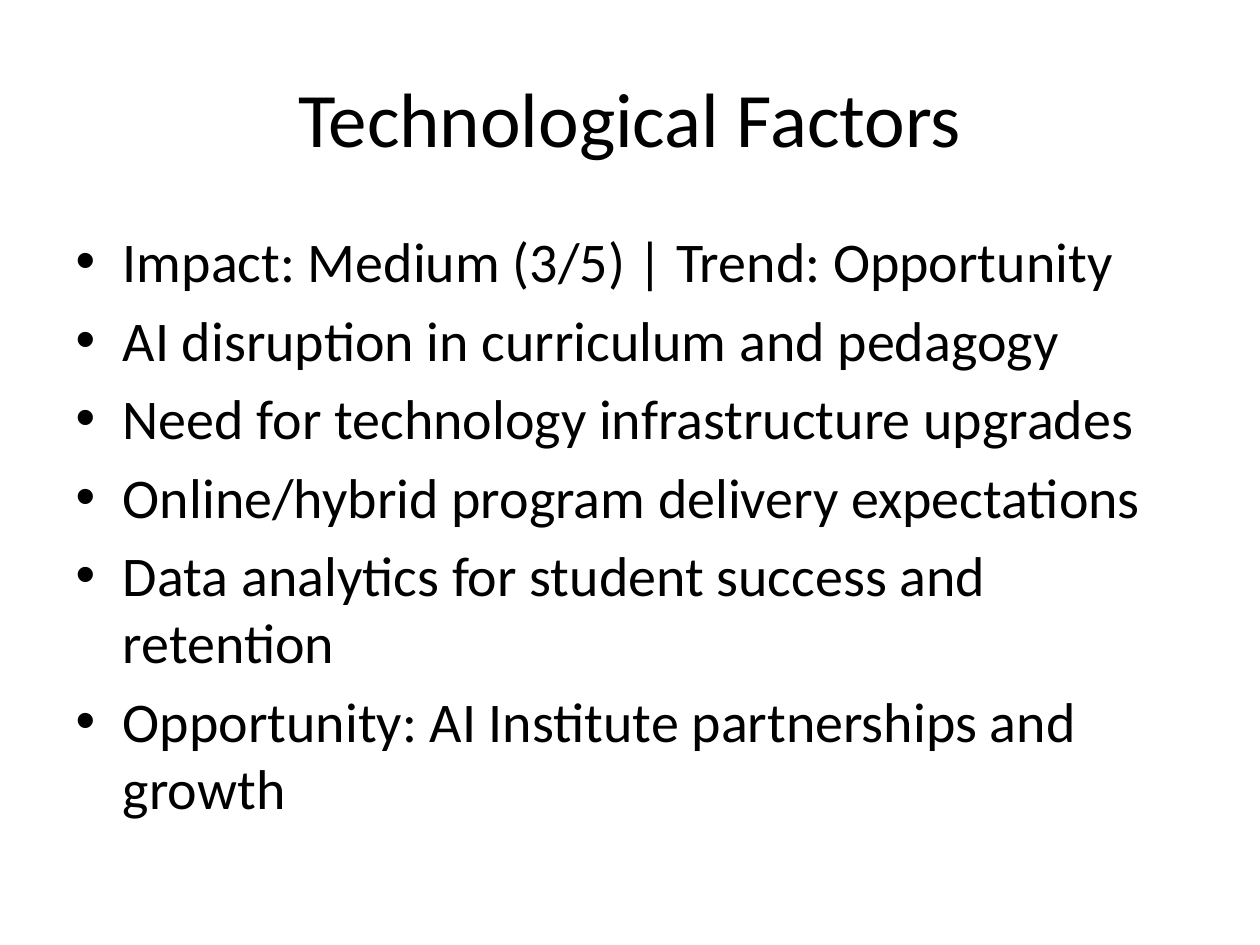
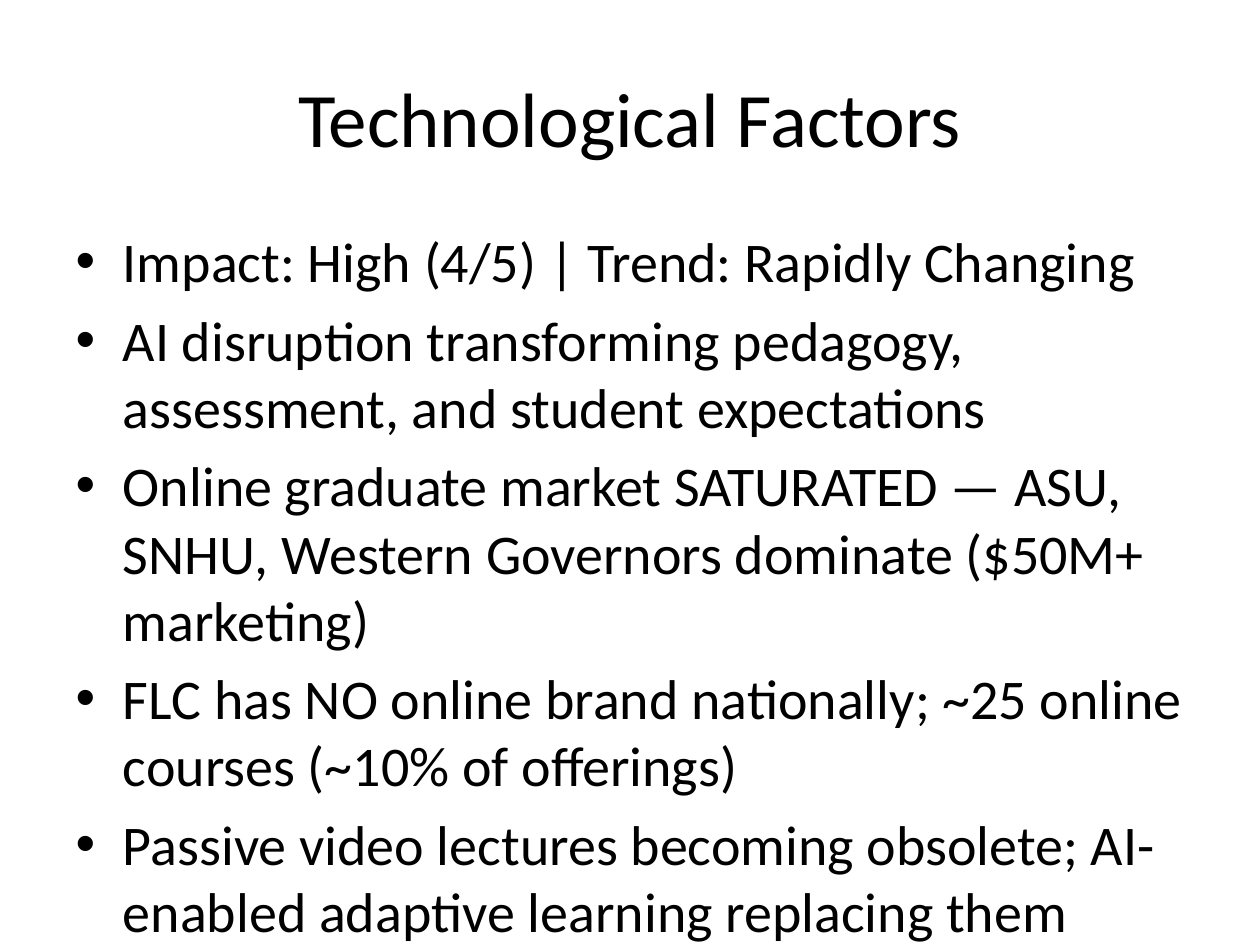
Before and after one commit to sarardm/flc-strategy-optimization-dashboard, a slide deck: slide 6 of generated_docs/PESTLE_Slide_Deck.pptx. Drawn at 1260x945 pixels with LibreOffice and Linux fonts; fonts in the diff are those of the drawing. Boxes give left, top, right and bottom in pixels: in the first picture for what was removed or moved away, otherwise in the second. Text is boxed around its words. In the diff, an @@ line names an element or a change of style, - is before the commit and + after.

```diff
--- a/generated_docs/PESTLE_Slide_Deck.pptx
+++ b/generated_docs/PESTLE_Slide_Deck.pptx
@@ text at (123, 241, 1182, 942): text changed @@
-• Impact: Medium (3/5) | Trend: Opportunity
-• AI disruption in curriculum and pedagogy
-• Need for technology infrastructure upgrades
-• Online/hybrid program delivery expectations
-• Data analytics for student success and retention
-• Opportunity: AI Institute partnerships and growth
+• Impact: High (4/5) | Trend: Rapidly Changing
+• AI disruption transforming pedagogy, assessment, and student expectations
+• Online graduate market SATURATED — ASU, SNHU, Western Governors dominate ($50M+ marketing)
+• FLC has NO online brand nationally; ~25 online courses (~10% of offerings)
+• Passive video lectures becoming obsolete; AI-enabled adaptive learning replacing them
+• Opportunity: AI Institute partnerships and curriculum integration
```
Also in this commit, not shown: 7 other slides changed, 15 other files.
